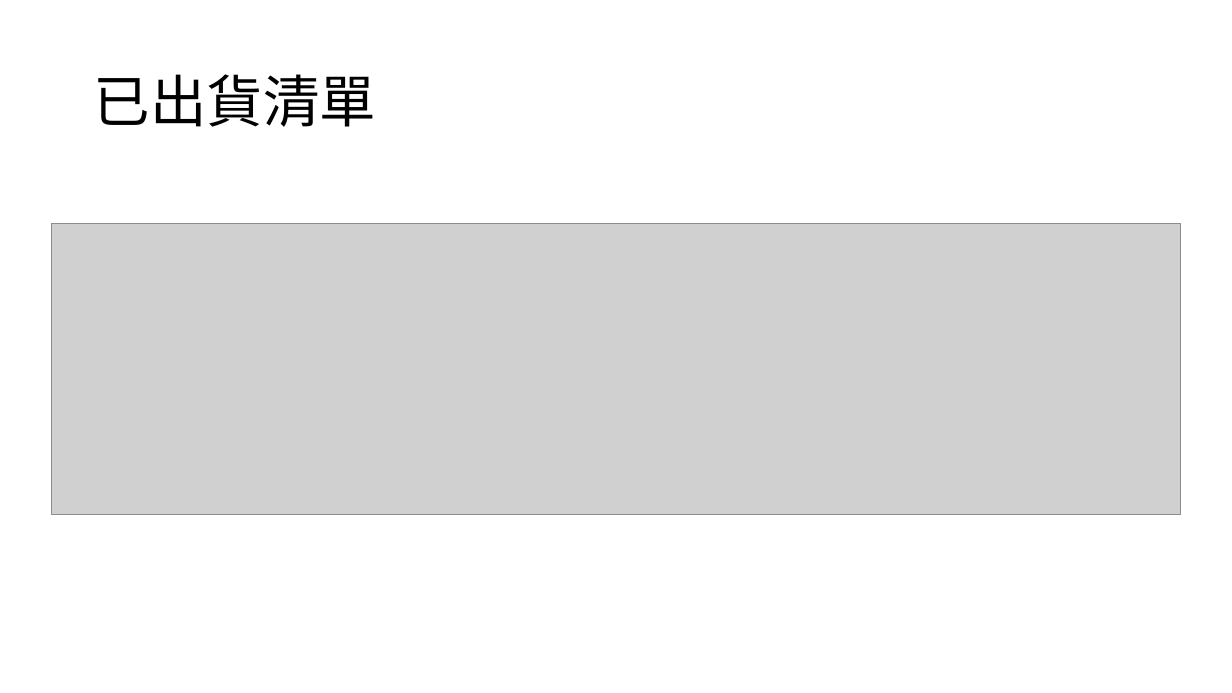
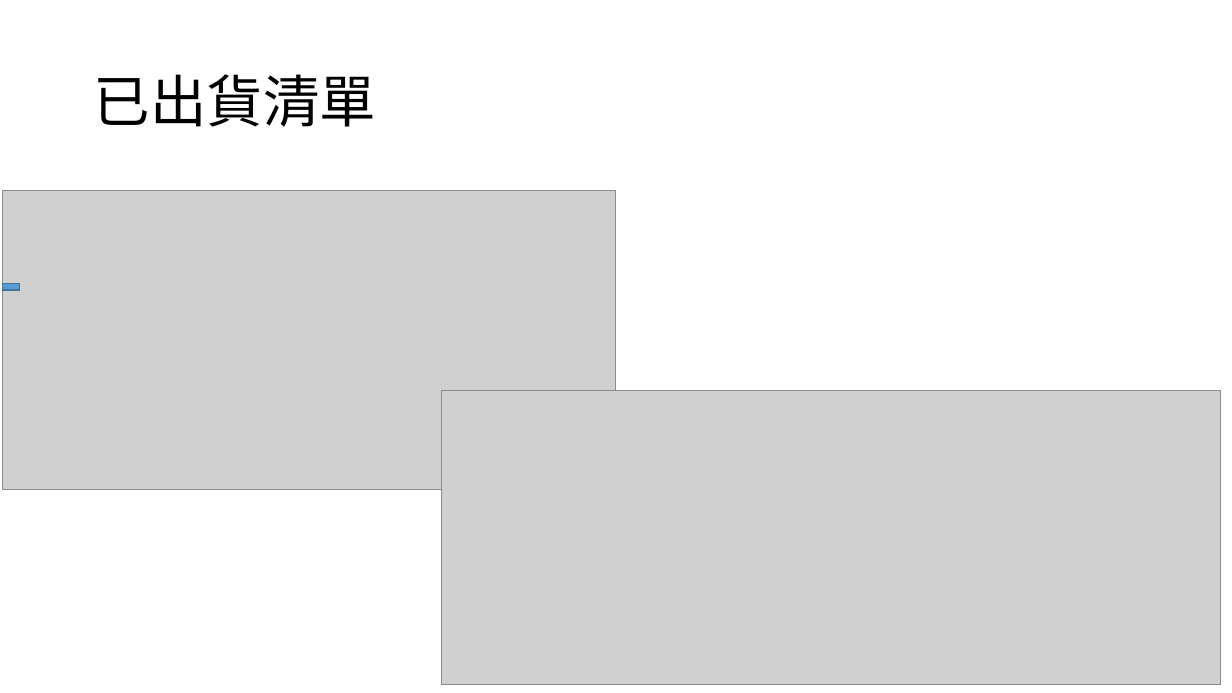
Before and after one commit to CrayHung/twoway-scanner, a slide deck: slide 29 of ACI庫存操作.pptx. Drawn at 1232x693 pixels with LibreOffice and Linux fonts; fonts in the diff are those of the drawing; grey boxes stand for pictures. Boxes give left, top, right and bottom in pixels: in the first picture for what was removed or moved away, otherwise in the second. Text is boxed around its words. In the diff, an @@ line names an element or a change of style, - is before the commit and + after.

Commit message:
新增出貨清單+已出貨歷史清單

```diff
--- a/ACI庫存操作.pptx
+++ b/ACI庫存操作.pptx
@@ picture added at (x1=3, y1=190, x2=616, y2=490) @@
@@ picture removed at (x1=52, y1=224, x2=1180, y2=515) @@
@@ rectangle added at (x1=3, y1=284, x2=19, y2=290), fill #5B9BD5, outline #43739E 1 pt @@
@@ picture added at (x1=442, y1=391, x2=1221, y2=684) @@
```
Also in this commit, not shown: 17 other slides changed, 3 slides added, 3 slides removed, 2 other files.
